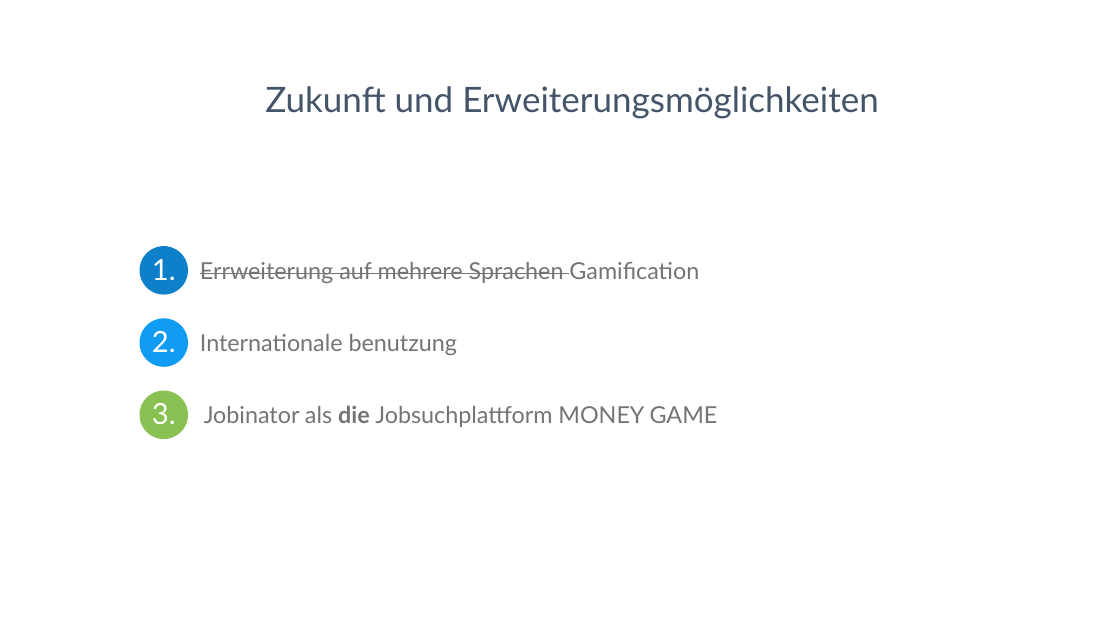
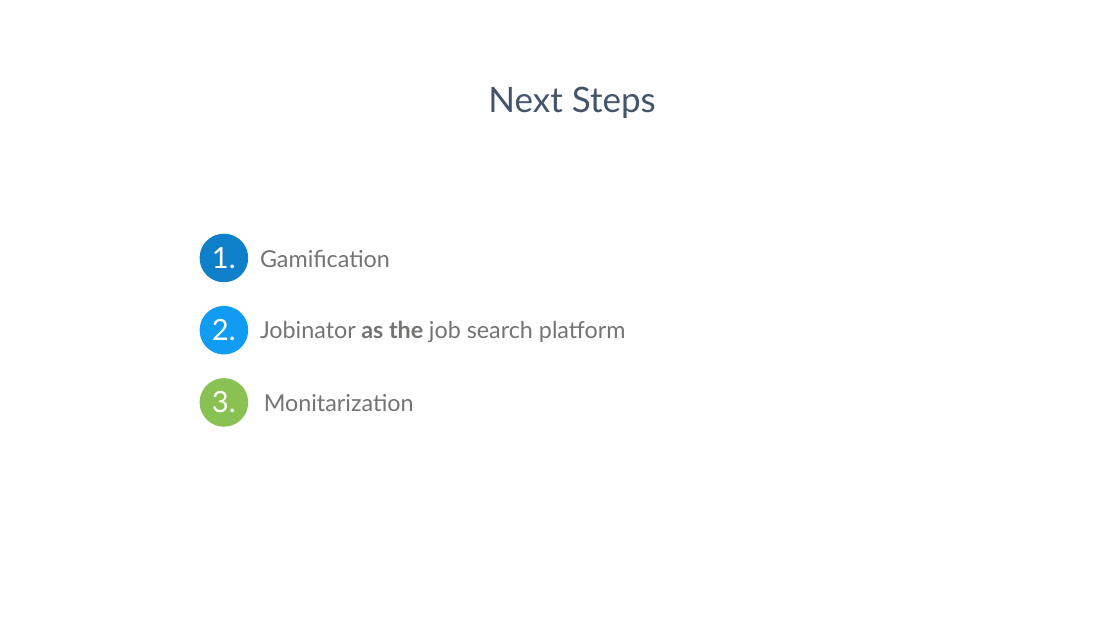
Before and after one commit to pandermatt/Jobinator-Website, a slide deck: slide 7 of Presentation/Projektidee Präsentation_Entwurf_01.pptx. Drawn at 1120x630 pixels with LibreOffice and Linux fonts; fonts in the diff are those of the drawing; background and template pictures are left out. Boxes give left, top, right and bottom in pixels: in the first picture for what was removed or moved away, otherwise in the second. Text is boxed around its words. In the diff, an @@ line names an element or a change of style, - is before the commit and + after.

```diff
--- a/Presentation/Projektidee Präsentation_Entwurf_01.pptx
+++ b/Presentation/Projektidee Präsentation_Entwurf_01.pptx
@@ text at <box>488,86,656,118</box>: text changed @@
-Zukunft und Erweiterungsmöglichkeiten
+Next Steps
@@ ellipse "1.": place and size @@
-ellipse "1." at <box>139,246,188,295</box>
+ellipse "1." at <box>200,234,248,282</box>
@@ text at <box>260,250,390,267</box>: text changed @@
-Errweiterung auf mehrere Sprachen Gamification
+Gamification
@@ ellipse "2.": place and size @@
-ellipse "2." at <box>139,318,188,367</box>
+ellipse "2." at <box>200,306,248,355</box>
@@ text at <box>260,320,626,342</box>: text changed @@
-Internationale benutzung
+Jobinator as the job search platform
@@ ellipse "3.": place and size @@
-ellipse "3." at <box>139,391,188,439</box>
+ellipse "3." at <box>200,378,248,427</box>
@@ text at <box>264,394,414,411</box>: text changed @@
-Jobinator als die Jobsuchplattform MONEY GAME
+Monitarization
```
Also in this commit, not shown: 5 other slides changed, 1 slide added, 1 slide removed.
